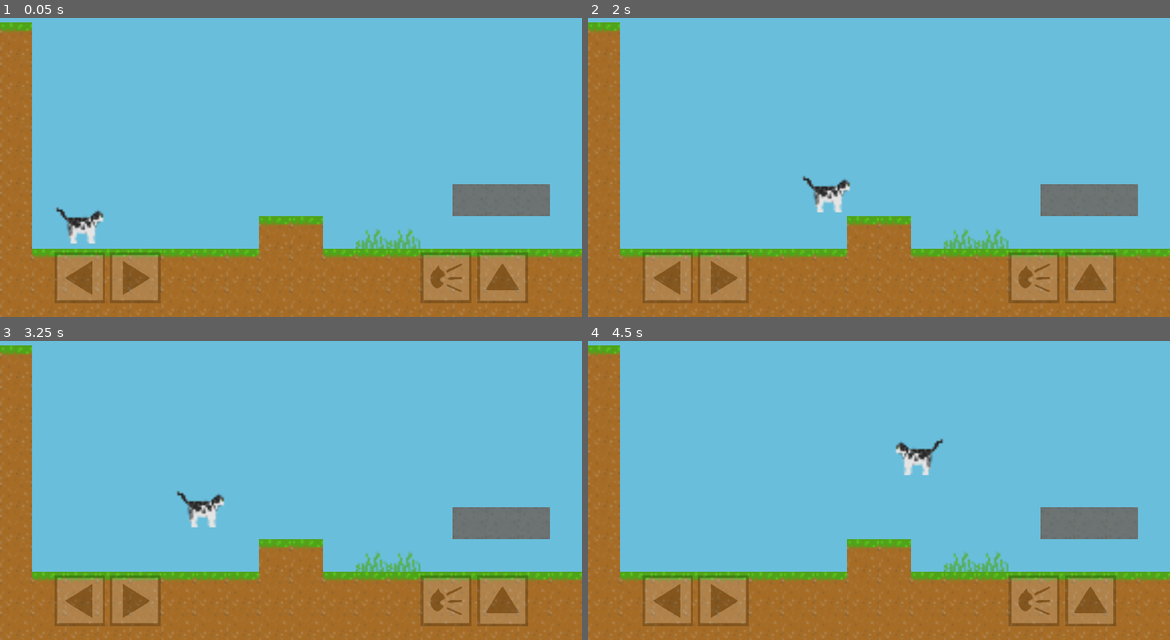
Above: before the commit, frames 1-4 (two rows, left to right).
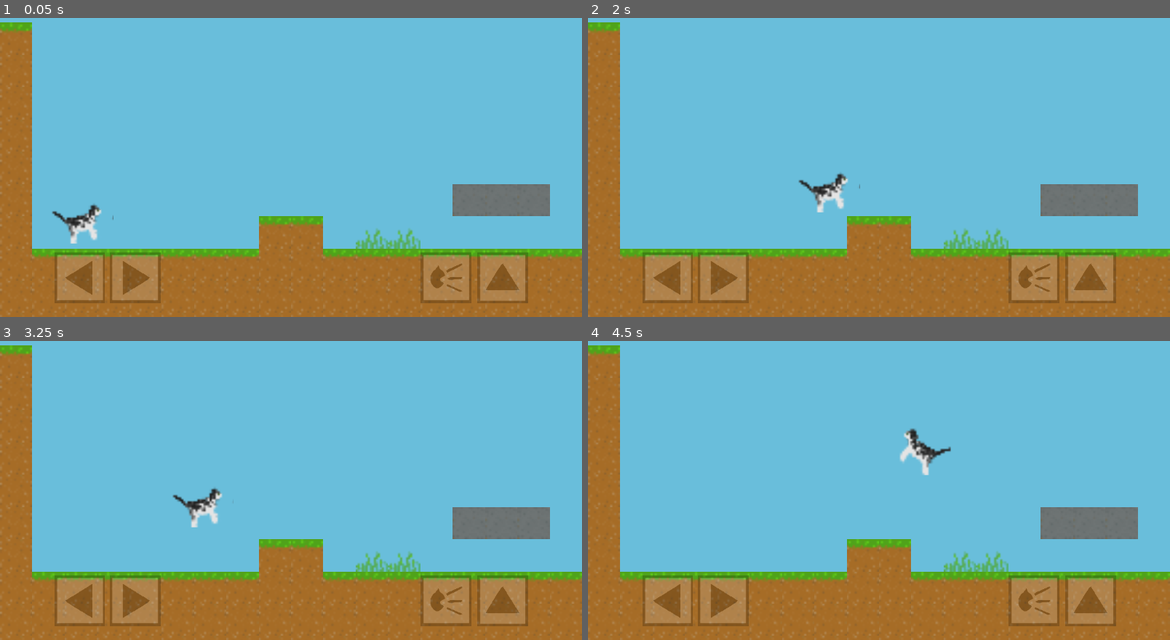
Above: after the commit, the same moments.

Repository: smartshark27/cat-former
Game: Godot game, scene res://scenes/main.tscn
Same seed, same stepped clock (60 frames per second), same inputs: the game is played once before the commit and once after it.
Inputs:
- Up to frame 1 (0.05 s): no input
- Up to frame 2 (2 s): tap Enter at 0.5 s; hold Right (right) from 0.53 s (still down); tap Space (jump) at 0.6, 0.77, 1.07, 1.52, 1.55, 1.82 s; tap M (meow) at 1.35 s
- Up to frame 3 (3.25 s): release Right (right) at 2.03 s; hold Left (left) 2.03-2.78 s; tap Space (jump) at 2.1, 3.02, 3.05 s; hold Right (right) from 2.78 s (still down); tap M (meow) at 2.85 s
- Up to frame 4 (4.5 s): tap Space (jump) at 3.32, 3.6, 3.77, 4.07 s; release Right (right) at 4.28 s; hold Left (left) from 4.28 s (still down); tap M (meow) at 4.35 s

The runs differ from the first frame. In frame 1, 0.4% of the frame differs, in the area x 8-20%, y 62-76%; in frame 2, 0.4%; in frame 3, 0.4%; in frame 4, 0.6%, in the area x 52-63%, y 29-45%.

Commit message:
Add jump animation

Diff:
--- a/project/scenes/main.tscn
+++ b/project/scenes/main.tscn
@@ -26,6 +26,26 @@
 physics_layer_0/collision_layer = 1
 sources/0 = SubResource("TileSetAtlasSource_6k5um")
 
+[sub_resource type="AtlasTexture" id="AtlasTexture_exwpp"]
+atlas = ExtResource("1_43pfp")
+region = Rect2(96, 0, 32, 32)
+
+[sub_resource type="AtlasTexture" id="AtlasTexture_g87vm"]
+atlas = ExtResource("1_43pfp")
+region = Rect2(0, 0, 32, 32)
+
+[sub_resource type="AtlasTexture" id="AtlasTexture_ape8s"]
+atlas = ExtResource("1_43pfp")
+region = Rect2(0, 0, 32, 32)
+
+[sub_resource type="AtlasTexture" id="AtlasTexture_6krd2"]
+atlas = ExtResource("1_43pfp")
+region = Rect2(96, 0, 32, 32)
+
+[sub_resource type="AtlasTexture" id="AtlasTexture_swe51"]
+atlas = ExtResource("1_43pfp")
+region = Rect2(128, 0, 32, 32)
+
 [sub_resource type="AtlasTexture" id="AtlasTexture_pnkd5"]
 atlas = ExtResource("1_43pfp")
 region = Rect2(0, 0, 32, 32)
@@ -42,6 +62,31 @@
 animations = [{
 "frames": [{
 "duration": 1.0,
+"texture": SubResource("AtlasTexture_exwpp")
+}, {
+"duration": 1.0,
+"texture": SubResource("AtlasTexture_g87vm")
+}],
+"loop": false,
+"name": &"fall",
+"speed": 4.0
+}, {
+"frames": [{
+"duration": 1.0,
+"texture": SubResource("AtlasTexture_ape8s")
+}, {
+"duration": 1.0,
+"texture": SubResource("AtlasTexture_6krd2")
+}, {
+"duration": 1.0,
+"texture": SubResource("AtlasTexture_swe51")
+}],
+"loop": false,
+"name": &"jump",
+"speed": 8.0
+}, {
+"frames": [{
+"duration": 1.0,
 "texture": SubResource("AtlasTexture_pnkd5")
 }, {
 "duration": 1.0,
@@ -49,9 +94,12 @@
 }, {
 "duration": 1.0,
 "texture": SubResource("AtlasTexture_61mop")
+}, {
+"duration": 1.0,
+"texture": SubResource("AtlasTexture_l0u7q")
 }],
 "loop": true,
-"name": &"default",
+"name": &"walk",
 "speed": 8.0
 }]
 
@@ -90,6 +138,7 @@
 [node name="AnimatedSprite2D" type="AnimatedSprite2D" parent="Player"]
 scale = Vector2(4, 4)
 sprite_frames = SubResource("SpriteFrames_u7n0g")
+animation = &"fall"
 
 [node name="CollisionShape2D" type="CollisionShape2D" parent="Player"]
 position = Vector2(11, 32.5)
--- a/project/scripts/cat_sounds.gd
+++ b/project/scripts/cat_sounds.gd
@@ -1,7 +1,7 @@
 extends Node2D
 
 
-func _process(delta: float) -> void:
+func _process(_delta: float) -> void:
 	if Input.is_action_just_pressed("meow"):
 		var meows := [$HappyMeow, $AngryMeow]
 		for meow in meows:
--- a/project/scripts/player.gd
+++ b/project/scripts/player.gd
@@ -21,6 +21,13 @@
 	else:
 		velocity.x = move_toward(velocity.x, 0, SPEED)
 
+	_direct()
+	_animate(direction)
+
+	move_and_slide()
+
+
+func _direct():
 	# Flip node on X axis based on walk direction
 	# See https://www.reddit.com/r/godot/comments/191xke2/why_does_function_move_and_slide_break_scalex/
 	# for why this is so unintuitive
@@ -31,10 +38,19 @@
 		scale.y = 1
 		set_rotation(0)
 
-	# Play walk animation if walking on ground
-	if direction and is_on_floor():
-		$AnimatedSprite2D.play()
-	else:
+
+func _animate(direction: float):
+	# Animate the player
+	if is_on_floor() and Input.is_action_just_pressed("jump"):
+		# Jump
+		$AnimatedSprite2D.play("jump")
+	elif not is_on_floor() and velocity.y > 0 and velocity.y < 10:
+		# Fall
+		$AnimatedSprite2D.play("fall")
+	elif is_on_floor() and direction:
+		# Walk
+		$AnimatedSprite2D.play("walk")
+	elif is_on_floor():
+		# Stop
+		$AnimatedSprite2D.animation = "walk"
 		$AnimatedSprite2D.stop()
-
-	move_and_slide()
Not shown: 1 places in project/scenes/main.tscn that only renumber resources
Not shown, changed: docs/index.html
Not shown, changed: docs/index.pck
